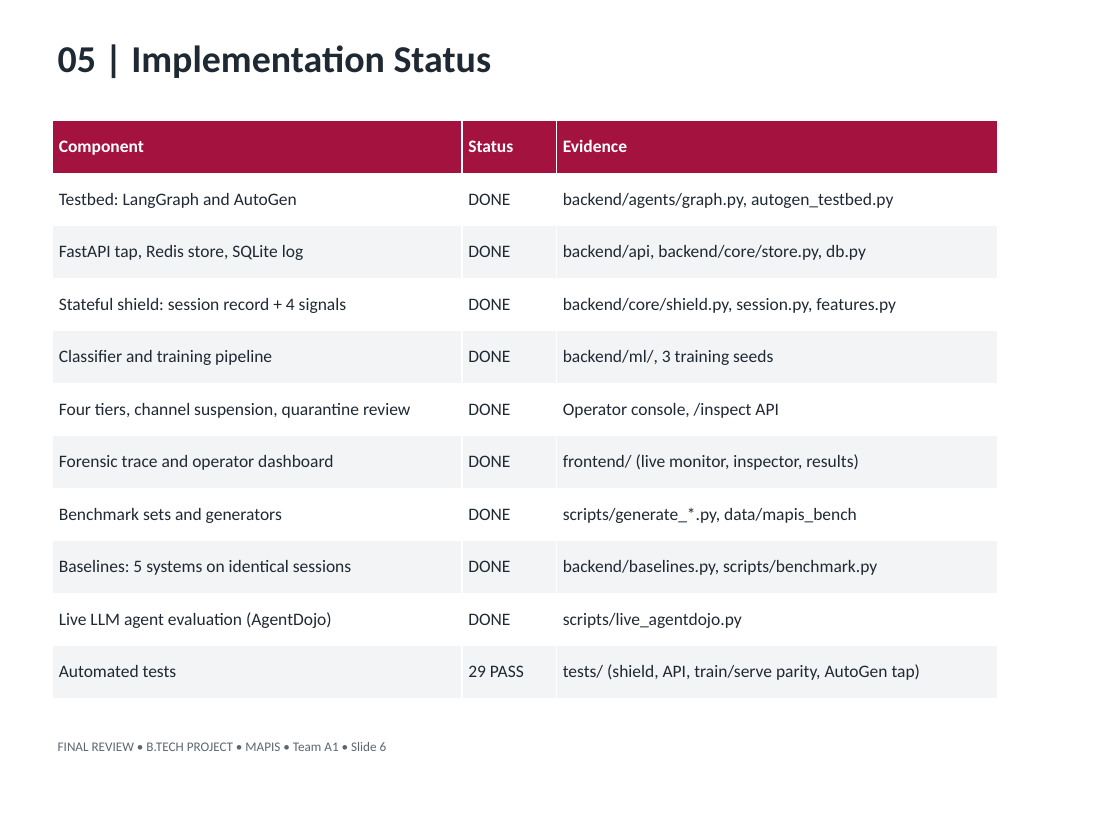
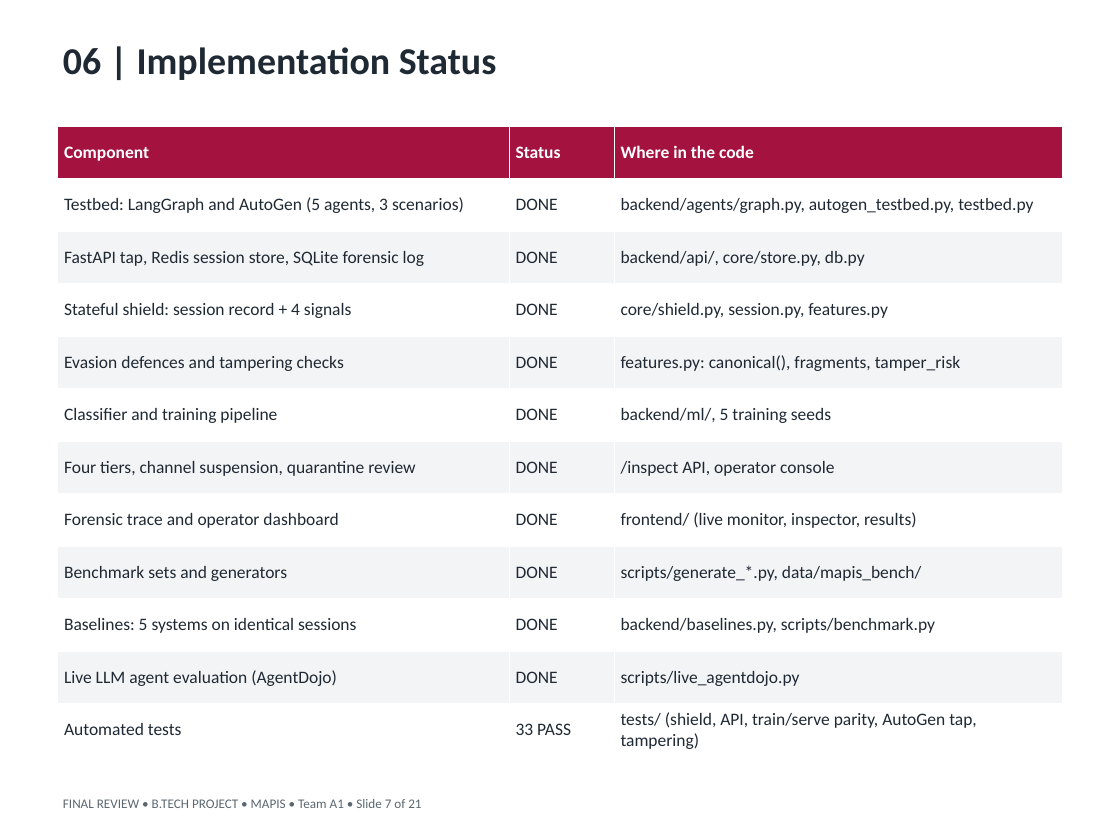
Before and after one commit to Vishnu868/Mapis, a slide deck: slide 7 of docs/presentation/MAPIS_Final_Review.pptx (slide 6 before the commit). Drawn at 1120x840 pixels with LibreOffice and Linux fonts; fonts in the diff are those of the drawing. Boxes give left, top, right and bottom in pixels: in the first picture for what was removed or moved away, otherwise in the second. Text is boxed around its words. In the diff, an @@ line names an element or a change of style, - is before the commit and + after.

Commit message:
Final review deck: 21 slides on the First Review template with the latest 5-seed and tampering-check results; replaces the Beamer deck in docs/final

```diff
--- a/docs/presentation/MAPIS_Final_Review.pptx
+++ b/docs/presentation/MAPIS_Final_Review.pptx
@@ text at (63, 47, 497, 80): text changed @@
-05 | Implementation Status
+06 | Implementation Status
@@ table at (58, 126, 1062, 756) @@
-row 1: Component | Status | Evidence
-row 2: Testbed: LangGraph and AutoGen | DONE | backend/agents/graph.py, autogen_testbed.py
-row 3: FastAPI tap, Redis store, SQLite log | DONE | backend/api, backend/core/store.py, db.py
-row 4: Stateful shield: session record + 4 signals | DONE | backend/core/shield.py, session.py, features.py
-row 5: Classifier and training pipeline | DONE | backend/ml/, 3 training seeds
-row 6: Four tiers, channel suspension, quarantine review | DONE | Operator console, /inspect API
+row 1: Component | Status | Where in the code
+row 2: Testbed: LangGraph and AutoGen (5 agents, 3 scenarios) | DONE | backend/agents/graph.py, autogen_testbed.py, testbed.py
+row 3: FastAPI tap, Redis session store, SQLite forensic log | DONE | backend/api/, core/store.py, db.py
+row 4: Stateful shield: session record + 4 signals | DONE | core/shield.py, session.py, features.py
+row 5: Evasion defences and tampering checks | DONE | features.py: canonical(), fragments, tamper_risk
+row 6: Classifier and training pipeline | DONE | backend/ml/, 5 training seeds
+row 7: Four tiers, channel suspension, quarantine review | DONE | /inspect API, operator console
-row 9, column 3: scripts/generate_*.py, data/mapis_bench
+row 9, column 3: scripts/generate_*.py, data/mapis_bench/
-row 12, column 2: 29 PASS
+row 12, column 2: 33 PASS
-row 12, column 3: tests/ (shield, API, train/serve parity, AutoGen tap)
+row 12, column 3: tests/ (shield, API, train/serve parity, AutoGen tap, tampering)
@@ table: place and size @@
-table at (52, 121, 997, 698)
+table at (58, 126, 1062, 756)
@@ text at (63, 799, 421, 808): text changed @@
-FINAL REVIEW • B.TECH PROJECT • MAPIS • Team A1 • Slide 6
+FINAL REVIEW • B.TECH PROJECT • MAPIS • Team A1 • Slide 7 of 21
```
Also in this commit, not shown: 13 other slides changed, 7 slides added, 3 slides removed, 6 other files.
